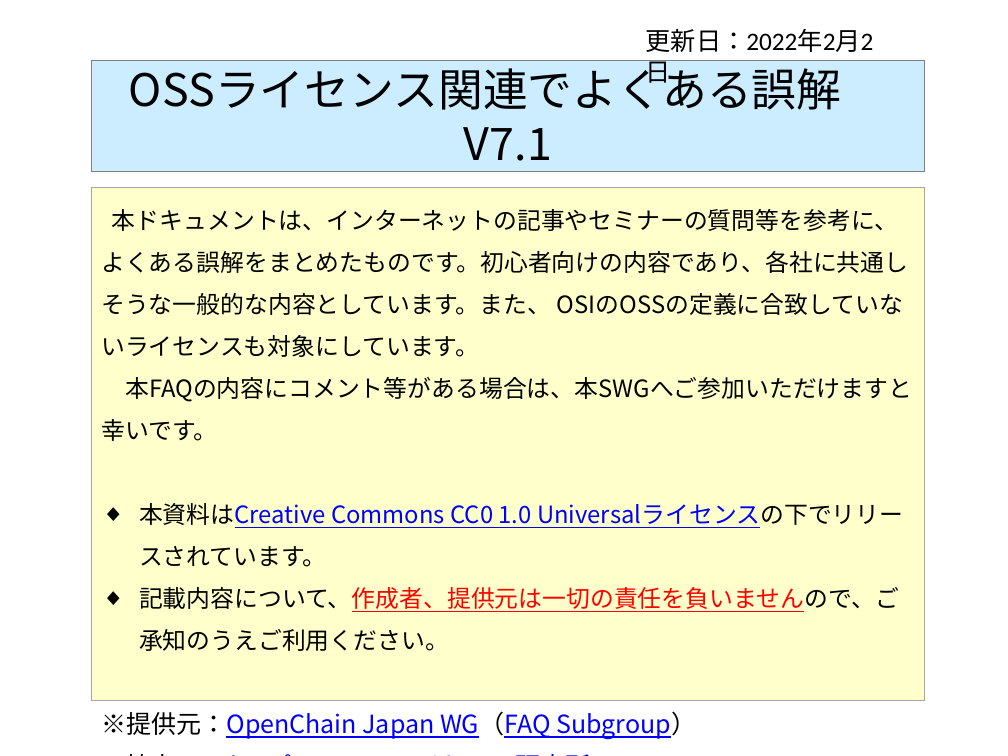
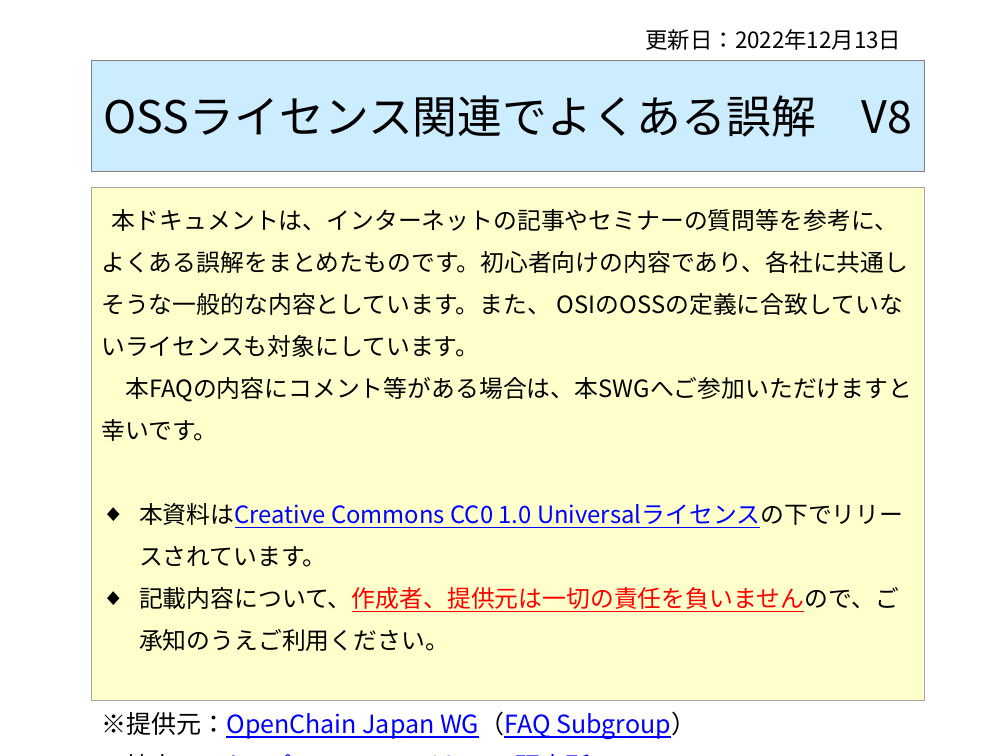
Before and after one commit to OpenChain-Project/OpenChain-JWG, a slide deck: slide 1 of Education_Material/FAQ/OSSライセンス関連でよくある誤解_CC0.pptx. Drawn at 1008x756 pixels with LibreOffice and Linux fonts; fonts in the diff are those of the drawing. Boxes give left, top, right and bottom in pixels: in the first picture for what was removed or moved away, otherwise in the second. Text is boxed around its words. In the diff, an @@ line names an element or a change of style, - is before the commit and + after.

Commit message:
V8に更新します。

```diff
--- a/Education_Material/FAQ/OSSライセンス関連でよくある誤解_CC0.pptx
+++ b/Education_Material/FAQ/OSSライセンス関連でよくある誤解_CC0.pptx
@@ text at [646, 29, 902, 50]: text changed; size 18 to 16 pt; font Calibri to Noto Sans CJK JP @@
-更新日：2022年2月2日
+更新日：2022年12月13日
@@ title at [104, 95, 913, 137]: text changed @@
-OSSライセンス関連でよくある誤解 V7.1
+OSSライセンス関連でよくある誤解 V8
```
Also in this commit, not shown: 2 other slides changed, 8 slides added.
